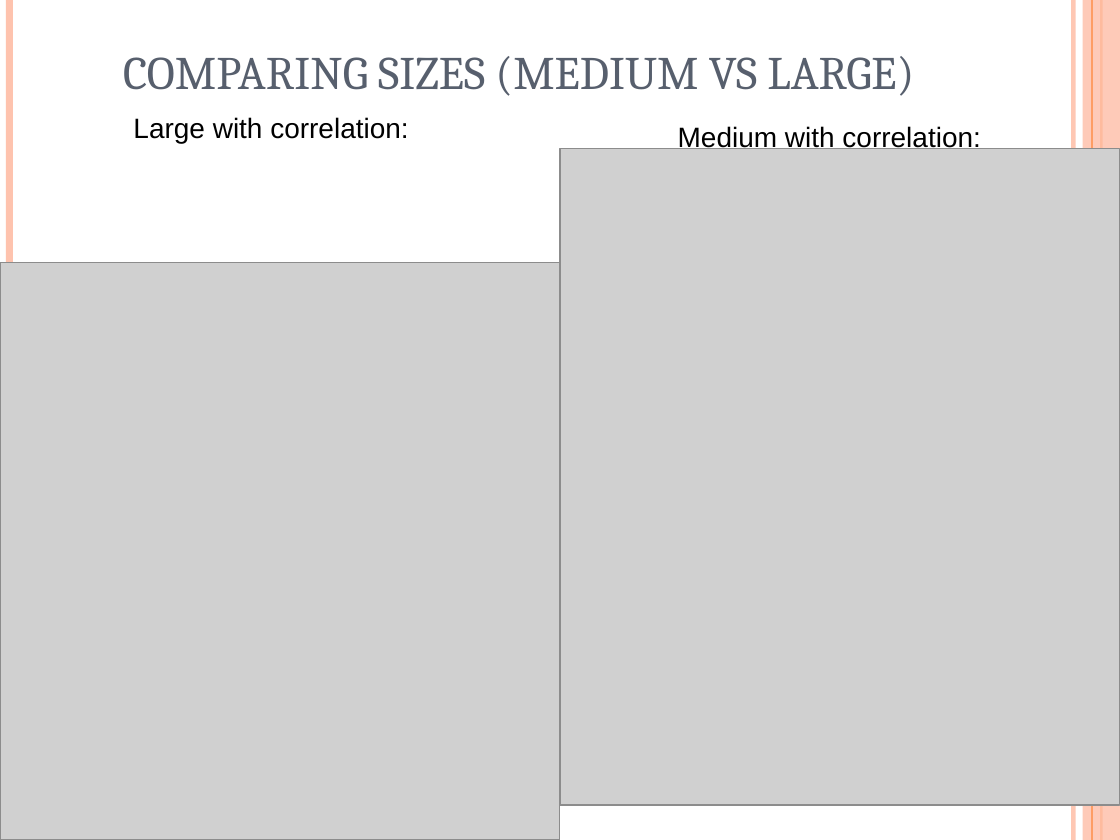
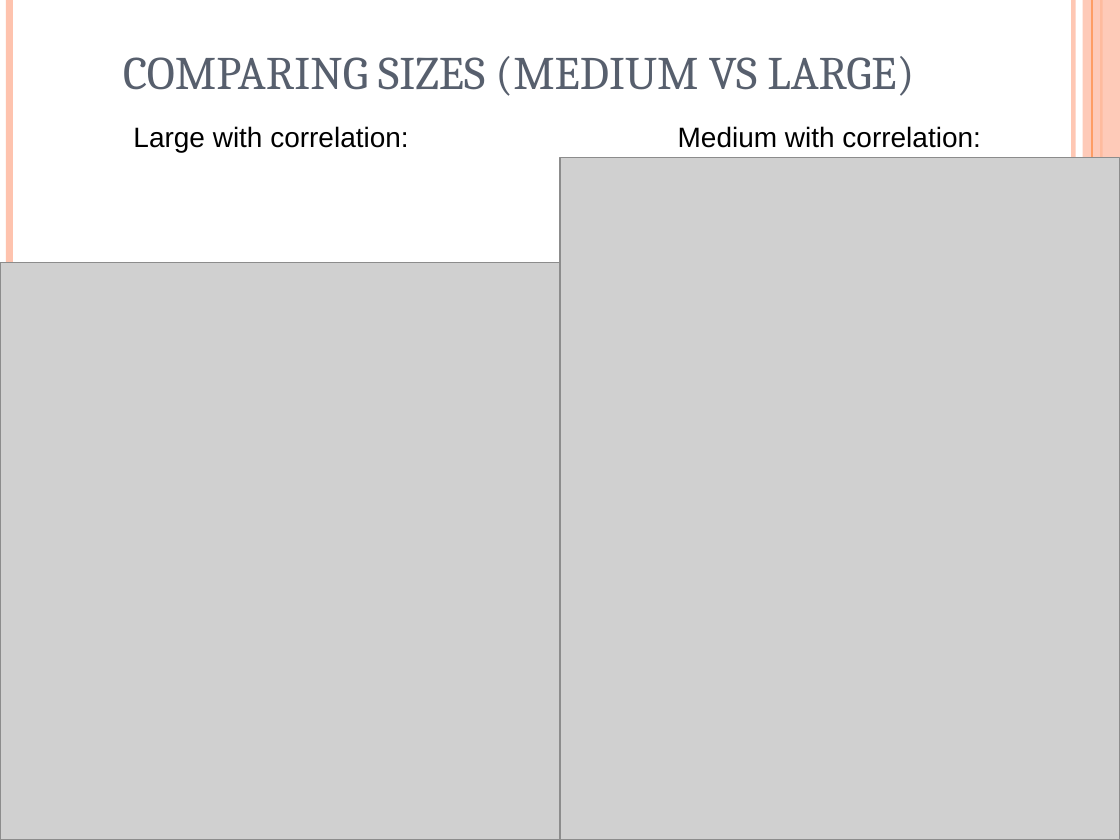
Before and after one commit to akokcam/csc384-genetic-algorithms-project, a slide deck: slide 10 of GA_TestBench/Data Files/presentation.ppt. Drawn at 1120x840 pixels with LibreOffice and Linux fonts; fonts in the diff are those of the drawing; grey boxes stand for pictures. Boxes give left, top, right and bottom in pixels: in the first picture for what was removed or moved away, otherwise in the second. Text is boxed around its words. In the diff, an @@ line names an element or a change of style, - is before the commit and + after.

```diff
--- a/GA_TestBench/Data Files/presentation.ppt
+++ b/GA_TestBench/Data Files/presentation.ppt
@@ text "Large with correlation:": place and size @@
-text "Large with correlation:" at [133, 117, 408, 143]
+text "Large with correlation:" at [133, 126, 408, 152]
@@ picture: place and size @@
-picture at [560, 149, 1120, 805]
+picture at [560, 158, 1120, 840]
```
Also in this commit, not shown: 4 other slides changed, 1 other file.
